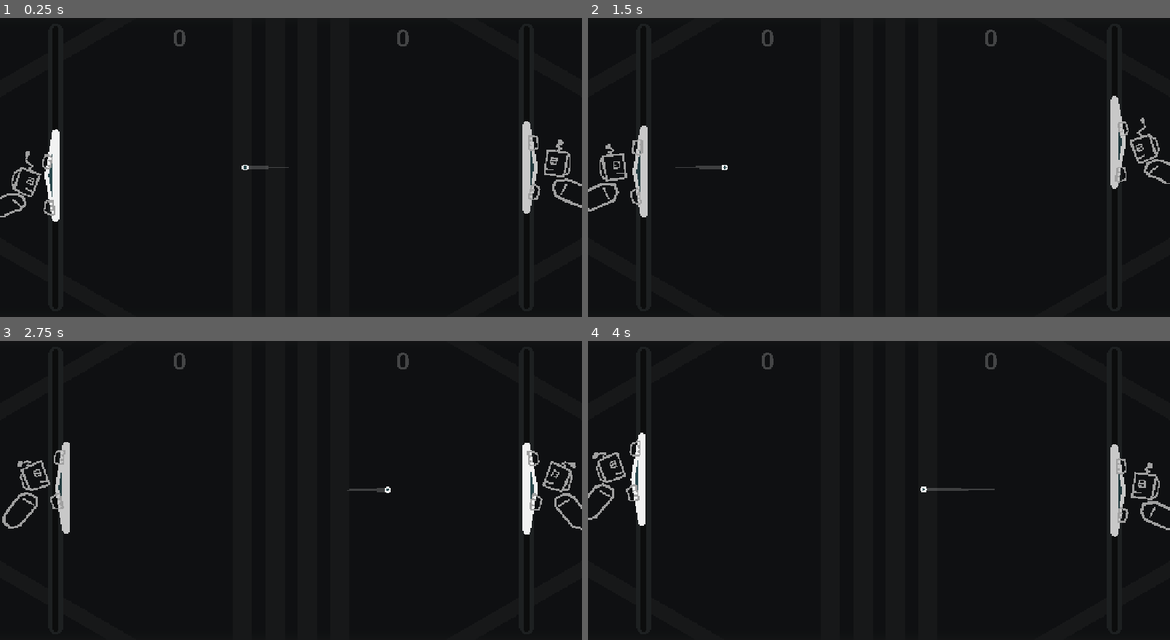
Above: before the commit, frames 1-4 (two rows, left to right).
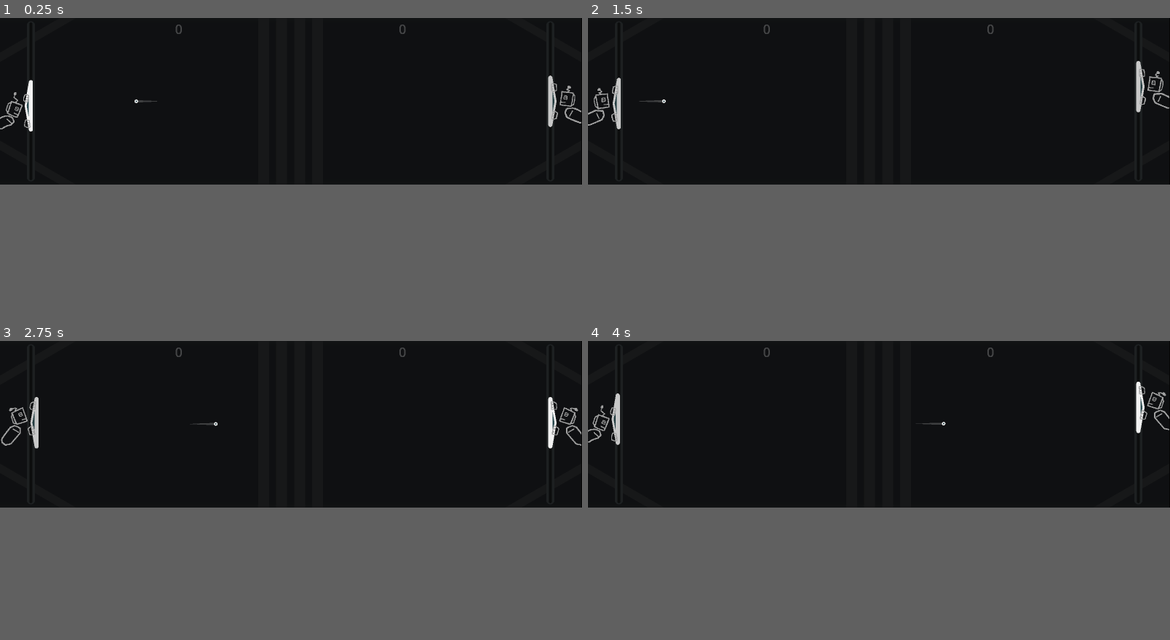
Above: after the commit, the same moments.

Repository: pixerhp/Pixers-Pong
Game: Godot game, scene res://scenes/topscenes/gameplay_topscene.tscn
Same seed, same stepped clock (60 frames per second), same inputs: the game is played once before the commit and once after it.
Inputs (mouse positions are in pixels of both pictures, inside the frame that each line leads up to):
- Up to frame 1 (0.25 s): no input
- Up to frame 2 (1.5 s): move the mouse to (1007, 152) at 0.52 s; hold D (plr1_bump_right) 0.53-1.28 s; tap Shift (plr1_slow) at 0.6 s; click (1007, 152) at 0.67 s; move the mouse to (762, 182) at 1.27 s; hold S (plr1_down) from 1.28 s (still down); tap Keypad 0 (plr2_slow) at 1.35 s
- Up to frame 3 (2.75 s): move the mouse to (349, 424) at 2.02 s; release S (plr1_down) at 2.03 s; hold D (plr1_bump_right) from 2.03 s (still down); tap Shift (plr1_slow) at 2.1 s
- Up to frame 4 (4 s): move the mouse to (849, 550) at 2.77 s; release D (plr1_bump_right) at 2.78 s; hold W (plr1_up) 2.78-3.53 s; tap Keypad 0 (plr2_slow) at 2.85 s; click (849, 550) at 2.92 s; move the mouse to (1053, 535) at 3.52 s; hold A (plr1_bump_left) from 3.53 s (still down); tap Shift (plr1_slow) at 3.6 s
The window is 800x411 before the commit and 800x229 after it. Grey fills any space a smaller window leaves; there, only what the larger window draws over its background counts as a difference.

The runs differ from the first frame. In frame 1, 2.7% of the frame differs, in the area x 0-100%, y 2-69%; in frame 2, 2.8%; in frame 3, 2.8%, in the area x 0-100%, y 2-65%; in frame 4, 2.8%.

Commit message:
Resolution window bug test

Diff:
--- a/project.godot
+++ b/project.godot
@@ -22,8 +22,8 @@
 
 [display]
 
-window/size/viewport_width=1260
-window/stretch/mode="canvas_items"
+window/size/viewport_width=2260
+window/stretch/mode="viewport"
 window/stretch/aspect="expand"
 
 [file_customization]
--- a/scenes/topscenes/gameplay_topscene.tscn
+++ b/scenes/topscenes/gameplay_topscene.tscn
@@ -138,6 +138,7 @@
 script = ExtResource("1_n6iga")
 
 [node name="CenteringParent" type="Control" parent="." unique_id=17587445]
+unique_name_in_owner = true
 layout_mode = 1
 anchors_preset = 8
 anchor_left = 0.5
@@ -146,12 +147,13 @@
 anchor_bottom = 0.5
 offset_left = -630.0
 offset_top = -324.0
-offset_right = -630.0
-offset_bottom = -324.0
+offset_right = 630.0
+offset_bottom = 324.0
 grow_horizontal = 2
 grow_vertical = 2
 
 [node name="OuterVignettePanel" type="Panel" parent="CenteringParent" unique_id=1129526650]
+unique_name_in_owner = true
 layout_mode = 0
 offset_left = -25.0
 offset_top = -25.0
@@ -160,13 +162,12 @@
 theme_override_styles/panel = ExtResource("10_d18oc")
 
 [node name="ClippingParent" type="Control" parent="CenteringParent" unique_id=400948451]
+unique_name_in_owner = true
 clip_contents = true
 layout_mode = 1
 anchors_preset = 15
 anchor_right = 1.0
 anchor_bottom = 1.0
-offset_right = 1260.0
-offset_bottom = 648.0
 grow_horizontal = 2
 grow_vertical = 2
 
@@ -180,6 +181,7 @@
 color = Color(0.0595, 0.0651, 0.07, 1)
 
 [node name="InnerVignettePanel" type="Panel" parent="CenteringParent/ClippingParent/DecorationsContainer/BackgroundColorRect" unique_id=1330635959]
+unique_name_in_owner = true
 layout_mode = 1
 anchors_preset = 15
 anchor_right = 1.0
@@ -357,15 +359,18 @@
 collide_with_areas = true
 collide_with_bodies = false
 
-[node name="PauseMenuContainer" type="Control" parent="CenteringParent/ClippingParent" unique_id=201271272]
+[node name="PauseMenuContainer" type="Control" parent="." unique_id=201271272]
 unique_name_in_owner = true
 visible = false
 custom_minimum_size = Vector2(1260, 648)
-anchors_preset = 0
-offset_right = 1260.0
-offset_bottom = 648.0
-
-[node name="BackPanel" type="Panel" parent="CenteringParent/ClippingParent/PauseMenuContainer" unique_id=1601381535]
+layout_mode = 1
+anchors_preset = 15
+anchor_right = 1.0
+anchor_bottom = 1.0
+grow_horizontal = 2
+grow_vertical = 2
+
+[node name="BackPanel" type="Panel" parent="PauseMenuContainer" unique_id=1601381535]
 layout_mode = 1
 anchors_preset = 8
 anchor_left = 0.5
@@ -380,7 +385,7 @@
 grow_vertical = 2
 theme_override_styles/panel = ExtResource("6_hx5ms")
 
-[node name="VBoxContainer" type="VBoxContainer" parent="CenteringParent/ClippingParent/PauseMenuContainer/BackPanel" unique_id=1161905306]
+[node name="VBoxContainer" type="VBoxContainer" parent="PauseMenuContainer/BackPanel" unique_id=1161905306]
 layout_mode = 1
 anchors_preset = 15
 anchor_right = 1.0
@@ -388,10 +393,10 @@
 grow_horizontal = 2
 grow_vertical = 2
 
-[node name="Spacer1" type="Control" parent="CenteringParent/ClippingParent/PauseMenuContainer/BackPanel/VBoxContainer" unique_id=1019609415]
-layout_mode = 2
-
-[node name="ResumeButton" type="Button" parent="CenteringParent/ClippingParent/PauseMenuContainer/BackPanel/VBoxContainer" unique_id=1925751659]
+[node name="Spacer1" type="Control" parent="PauseMenuContainer/BackPanel/VBoxContainer" unique_id=1019609415]
+layout_mode = 2
+
+[node name="ResumeButton" type="Button" parent="PauseMenuContainer/BackPanel/VBoxContainer" unique_id=1925751659]
 unique_name_in_owner = true
 layout_mode = 2
 size_flags_vertical = 3
@@ -401,7 +406,7 @@
 theme_override_styles/hover = ExtResource("9_d18oc")
 text = "RESUME"
 
-[node name="SettingsButton" type="Button" parent="CenteringParent/ClippingParent/PauseMenuContainer/BackPanel/VBoxContainer" unique_id=899708958]
+[node name="SettingsButton" type="Button" parent="PauseMenuContainer/BackPanel/VBoxContainer" unique_id=899708958]
 unique_name_in_owner = true
 layout_mode = 2
 size_flags_vertical = 3
@@ -411,7 +416,7 @@
 theme_override_styles/hover = ExtResource("9_d18oc")
 text = "SETTINGS"
 
-[node name="QuitToMenuButton" type="Button" parent="CenteringParent/ClippingParent/PauseMenuContainer/BackPanel/VBoxContainer" unique_id=1664834077]
+[node name="QuitToMenuButton" type="Button" parent="PauseMenuContainer/BackPanel/VBoxContainer" unique_id=1664834077]
 unique_name_in_owner = true
 layout_mode = 2
 size_flags_vertical = 3
@@ -421,7 +426,7 @@
 theme_override_styles/hover = ExtResource("9_d18oc")
 text = "QUIT TO MAIN MENU"
 
-[node name="QuitToDeskButton" type="Button" parent="CenteringParent/ClippingParent/PauseMenuContainer/BackPanel/VBoxContainer" unique_id=550602696]
+[node name="QuitToDeskButton" type="Button" parent="PauseMenuContainer/BackPanel/VBoxContainer" unique_id=550602696]
 unique_name_in_owner = true
 layout_mode = 2
 size_flags_vertical = 3
@@ -431,8 +436,8 @@
 theme_override_styles/hover = ExtResource("9_d18oc")
 text = "QUIT TO DESKTOP"
 
-[node name="Spacer2" type="Control" parent="CenteringParent/ClippingParent/PauseMenuContainer/BackPanel/VBoxContainer" unique_id=631958866]
-layout_mode = 2
-
-[connection signal="pressed" from="CenteringParent/ClippingParent/PauseMenuContainer/BackPanel/VBoxContainer/ResumeButton" to="." method="_on_resume_button_pressed"]
-[connection signal="pressed" from="CenteringParent/ClippingParent/PauseMenuContainer/BackPanel/VBoxContainer/QuitToDeskButton" to="." method="_on_quit_to_desk_button_pressed"]
+[node name="Spacer2" type="Control" parent="PauseMenuContainer/BackPanel/VBoxContainer" unique_id=631958866]
+layout_mode = 2
+
+[connection signal="pressed" from="PauseMenuContainer/BackPanel/VBoxContainer/ResumeButton" to="." method="_on_resume_button_pressed"]
+[connection signal="pressed" from="PauseMenuContainer/BackPanel/VBoxContainer/QuitToDeskButton" to="." method="_on_quit_to_desk_button_pressed"]
--- a/scripts/gameplay_script.gd
+++ b/scripts/gameplay_script.gd
@@ -5,11 +5,17 @@
 
 func _ready():
 	reset_gameobject_positions()
+	#DisplayServer.window_set_mode(DisplayServer.WINDOW_MODE_WINDOWED)
 	update_scores_text()
 	reset_ai_inputs(false)
 	reset_ai_inputs(true)
 
 func reset_gameobject_positions():
+	%CenteringParent.position = Vector2(0,0)
+	#%CenteringParent.set_deferred("size", Globals.GAME_SIZE)
+	%OuterVignettePanel.position = Vector2(-25.0, -25.0)
+	%OuterVignettePanel.size = Globals.GAME_SIZE + Vector2(50.0, 50.0)
+	%ClippingParent.set_deferred("size", Globals.GAME_SIZE)
 	%BackgroundColorRect.custom_minimum_size = Globals.GAME_SIZE
 
 	%CornerStripTL.position = Vector2(140, 72)
@@ -67,6 +73,10 @@
 	%BallShapeCast.clear_exceptions()
 
 func _process(delta: float):
+	print(self.position)
+	print(%CenteringParent.position)
+	print(%ClippingParent.position)
+	print()
 	checkdo_toggle_pause()
 	if not is_game_paused:
 		handle_paddle_cpu(false, Globals.plr1_cpu_mode)
